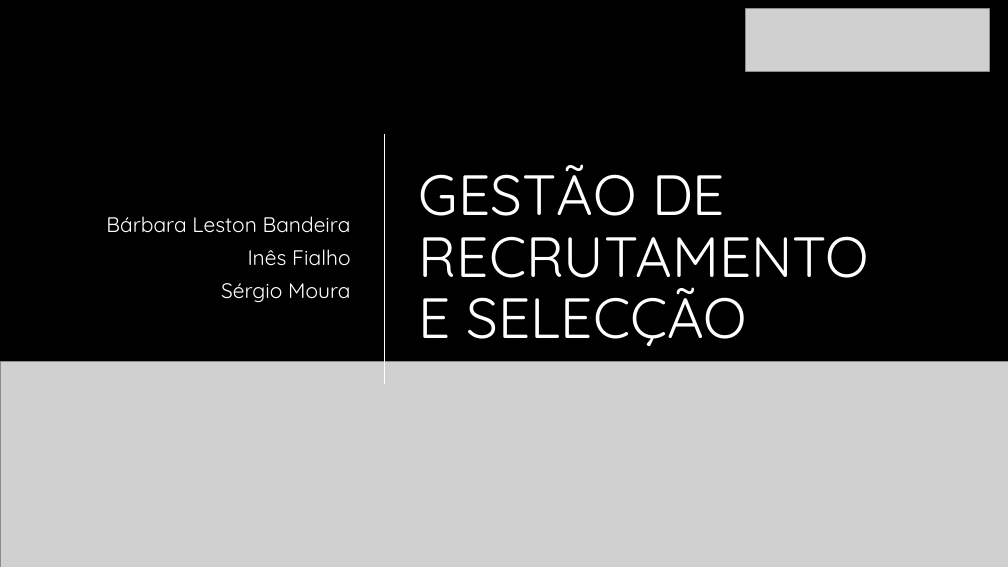
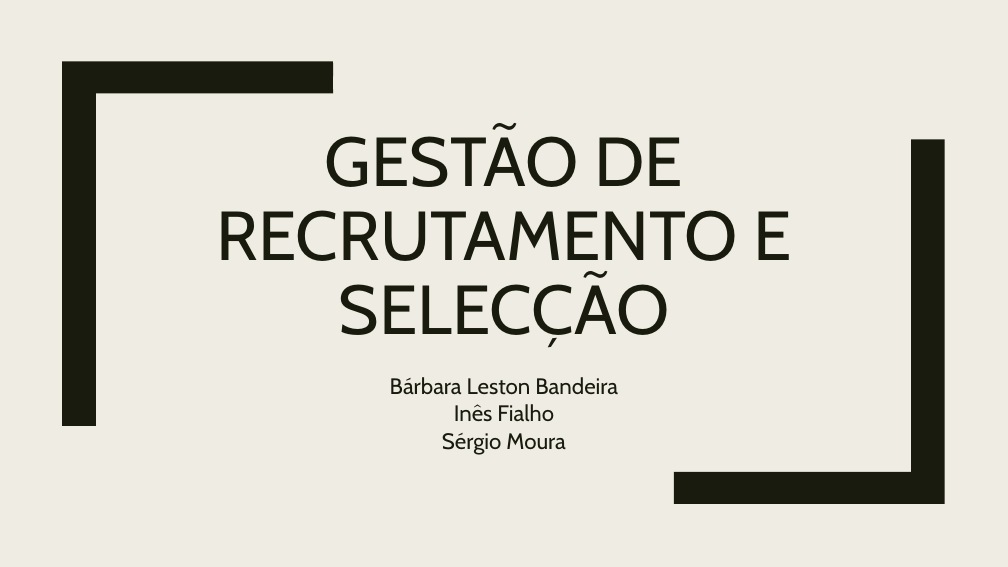
Before and after one commit to blestonbandeira/grs, a slide deck: slide 1 of Docs/Gestão de Recrutamento e Selecção.pptx. Drawn at 1008x567 pixels with LibreOffice and Linux fonts; fonts in the diff are those of the drawing; grey boxes stand for pictures; background and template pictures are left out. Boxes give left, top, right and bottom in pixels: in the first picture for what was removed or moved away, otherwise in the second. Text is boxed around its words. In the diff, an @@ line names an element or a change of style, - is before the commit and + after.

```diff
--- a/Docs/Gestão de Recrutamento e Selecção.pptx
+++ b/Docs/Gestão de Recrutamento e Selecção.pptx
@@ background #000000 to #EFEDE3 @@
@@ picture removed at bbox=[746, 8, 989, 72] @@
@@ freeform shape added at bbox=[62, 61, 333, 426], fill #191B0E @@
@@ title "GESTÃO DE RECRUTAMENTO E SELECÇÃO": place and size @@
-title "GESTÃO DE RECRUTAMENTO E SELECÇÃO" at bbox=[419, 164, 869, 346]
+title "GESTÃO DE RECRUTAMENTO E SELECÇÃO" at bbox=[216, 127, 791, 348]
@@ title "GESTÃO DE RECRUTAMENTO E SELECÇÃO" at bbox=[216, 127, 791, 348]: size 54 to 66 pt, font Quicksand to Cabin, text colour #FFFFFF to #191B0E; alignment left to centre; line spacing 0.9 to 0.89; vertical alignment middle to bottom @@
@@ line removed from (385, 134) to (385, 383) @@
@@ freeform shape added at bbox=[675, 139, 945, 504], fill #191B0E @@
@@ picture removed at bbox=[0, 361, 1008, 567] @@
@@ subtitle "Bárbara Leston Bandeira": place and size @@
-subtitle "Bárbara Leston Bandeira" at bbox=[106, 216, 351, 303]
+subtitle "Bárbara Leston Bandeira" at bbox=[390, 377, 618, 455]
@@ subtitle "Bárbara Leston Bandeira" at bbox=[390, 377, 618, 455]: size 20 to 21.3 pt, font Quicksand to Cabin, text colour #FFFFFF to #191B0E; alignment right to centre; line spacing 0.9 to 1.02; less space between paragraphs; vertical alignment middle to top @@
```
Also in this commit, not shown: 16 slides added, 6 slides removed, 2 other files.
